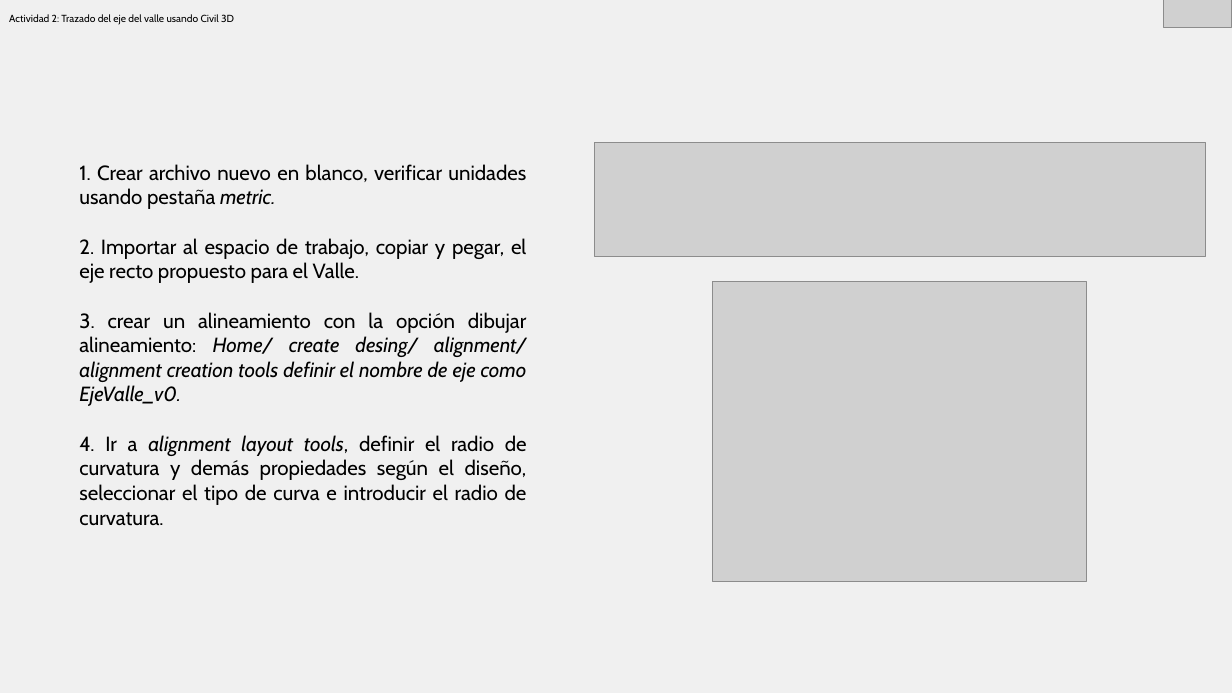
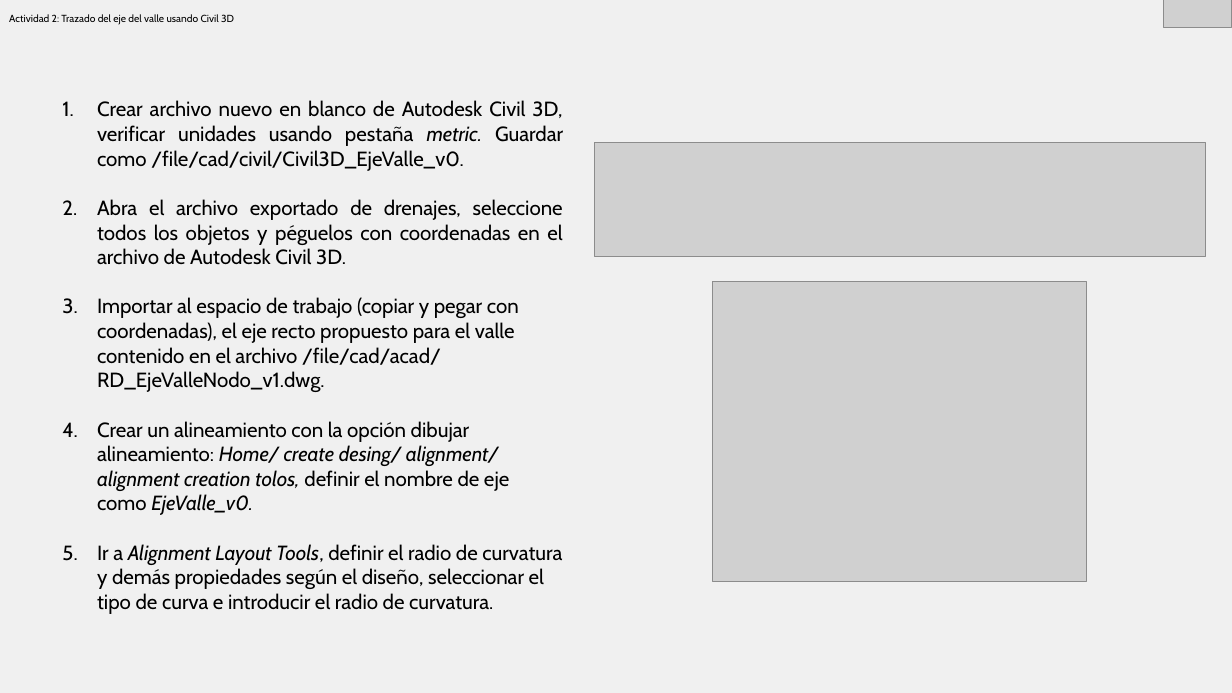
Before and after one commit to rcfdtools/R.HCMC, a slide deck: slide 6 of activity/M02A02/M02A02.pptx. Drawn at 1232x693 pixels with LibreOffice and Linux fonts; fonts in the diff are those of the drawing; grey boxes stand for pictures. Boxes give left, top, right and bottom in pixels: in the first picture for what was removed or moved away, otherwise in the second. Text is boxed around its words. In the diff, an @@ line names an element or a change of style, - is before the commit and + after.

```diff
--- a/activity/M02A02/M02A02.pptx
+++ b/activity/M02A02/M02A02.pptx
@@ text at (x1=97, y1=100, x2=563, y2=614): text changed @@
-1. Crear archivo nuevo en blanco, verificar unidades usando pestaña metric.
-2. Importar al espacio de trabajo, copiar y pegar, el eje recto propuesto para el Valle.
-3. crear un alineamiento con la opción dibujar alineamiento: Home/ create desing/ alignment/ alignment creation tools definir el nombre de eje como EjeValle_v0.
-4. Ir a alignment layout tools, definir el radio de curvatura y demás propiedades según el diseño, seleccionar el tipo de curva e introducir el radio de curvatura.
+1. Crear archivo nuevo en blanco de Autodesk Civil 3D, verificar unidades usando pestaña metric. Guardar como /file/cad/civil/Civil3D_EjeValle_v0.
+2. Abra el archivo exportado de drenajes, seleccione todos los objetos y péguelos con coordenadas en el archivo de Autodesk Civil 3D.
+3. Importar al espacio de trabajo (copiar y pegar con coordenadas), el eje recto propuesto para el valle contenido en el archivo /file/cad/acad/ RD_EjeValleNodo_v1.dwg.
+4. Crear un alineamiento con la opción dibujar alineamiento: Home/ create desing/ alignment/ alignment creation tolos, definir el nombre de eje como EjeValle_v0.
+5. Ir a Alignment Layout Tools, definir el radio de curvatura y demás propiedades según el diseño, seleccionar el tipo de curva e introducir el radio de curvatura.
```
Also in this commit, not shown: 2 other slides changed, 4 other files.
